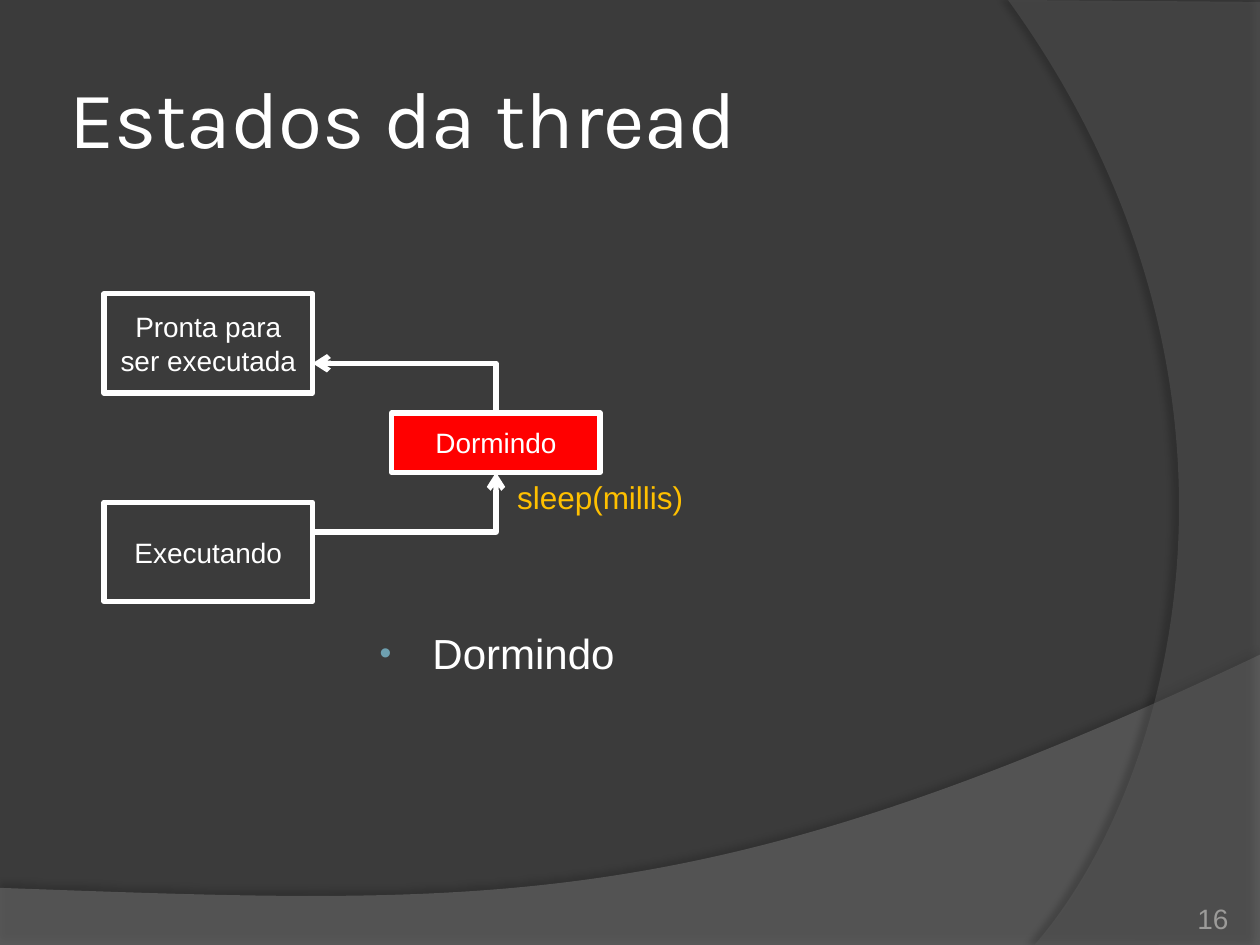
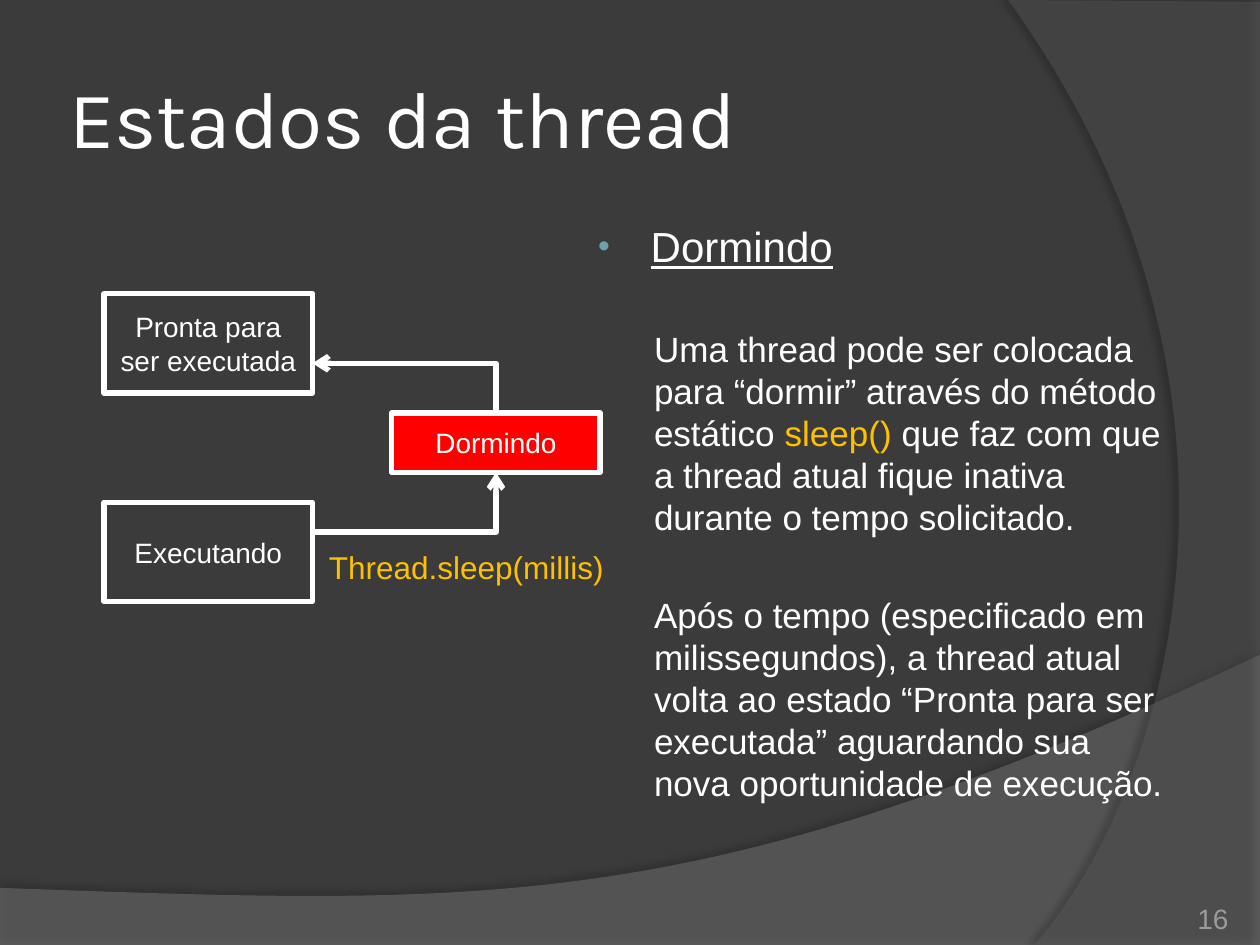
Before and after one commit to duchesqui/slzvieira-training, a slide deck: slide 16 of 2-Java-Programmer-Modulo-II/14.Capitulo08.pptx. Drawn at 1260x945 pixels with LibreOffice and Linux fonts; fonts in the diff are those of the drawing. Boxes give left, top, right and bottom in pixels: in the first picture for what was removed or moved away, otherwise in the second. Text is boxed around its words. In the diff, an @@ line names an element or a change of style, - is before the commit and + after.

Commit message:
Capítulo 8: Estados da thread.

```diff
--- a/2-Java-Programmer-Modulo-II/14.Capitulo08.pptx
+++ b/2-Java-Programmer-Modulo-II/14.Capitulo08.pptx
@@ text "Dormindo": place and size @@
-text "Dormindo" at bbox=[432, 638, 614, 670]
+text "Dormindo" at bbox=[651, 231, 1163, 803]
@@ text at bbox=[651, 231, 833, 269]: underline on in "Dormindo" @@
@@ text at bbox=[654, 336, 1163, 803]: paragraphs added @@
+  Uma thread pode ser colocada para “dormir” através do método estático sleep() que faz com que a thread atual fique inativa durante o tempo solicitado.
+  Após o tempo (especificado em milissegundos), a thread atual volta ao estado “Pronta para ser executada” aguardando sua nova oportunidade de execução.
@@ text at bbox=[329, 556, 604, 585]: text changed @@
-sleep(millis)
+Thread.sleep(millis)
```
Also in this commit, not shown: 6 other slides changed.
